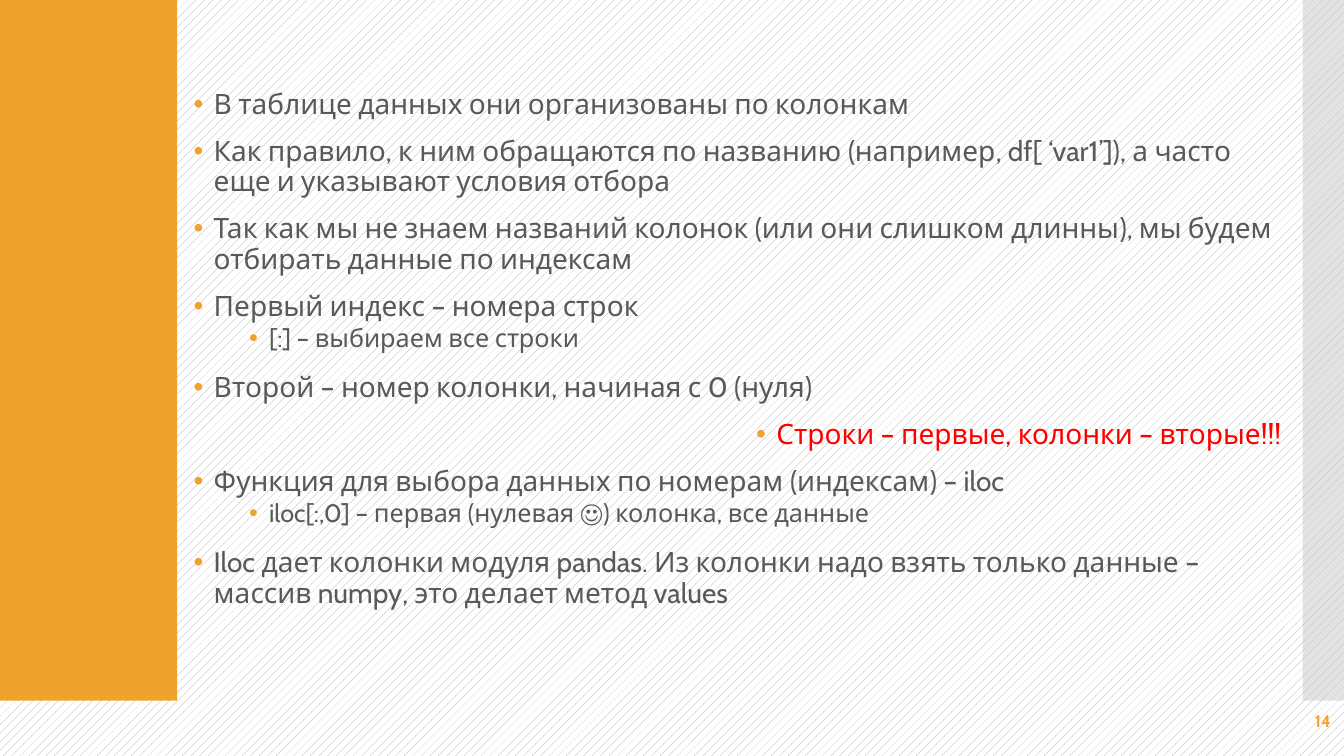
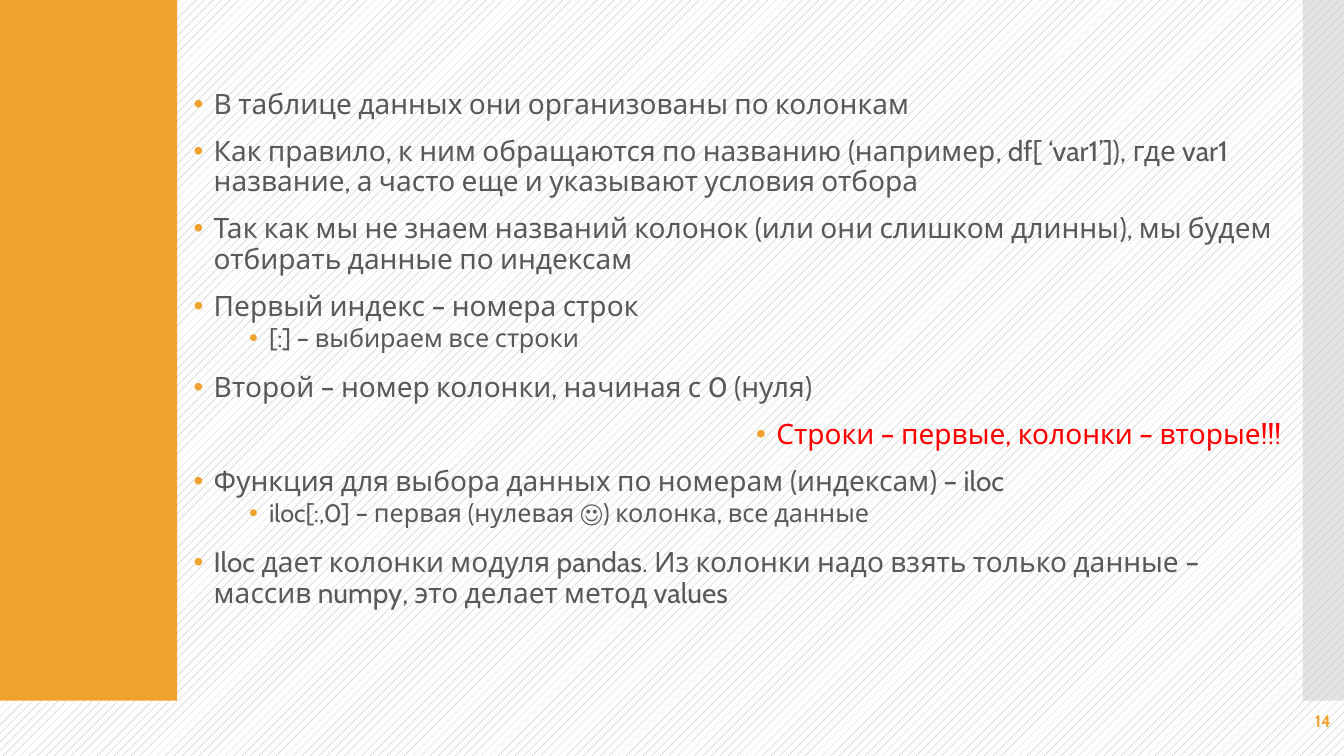
Before and after one commit to Alex-Samarkin/untitled13, a slide deck: slide 14 of 02 NUMPY 2.pptx. Drawn at 1344x756 pixels with LibreOffice and Linux fonts; fonts in the diff are those of the drawing. Boxes give left, top, right and bottom in pixels: in the first picture for what was removed or moved away, otherwise in the second. Text is boxed around its words. In the diff, an @@ line names an element or a change of style, - is before the commit and + after.

```diff
--- a/02 NUMPY 2.pptx
+++ b/02 NUMPY 2.pptx
@@ text at box(214, 135, 1228, 199): text changed @@
-• Как правило, к ним обращаются по названию (например, df[ ‘var1’]), а часто еще и указывают условия отбора
+• Как правило, к ним обращаются по названию (например, df[ ‘var1’]), где var1 название, а часто еще и указывают условия отбора
```
Also in this commit, not shown: 5 other slides changed, 9 slides added, 1 slide removed, 1 other file.
